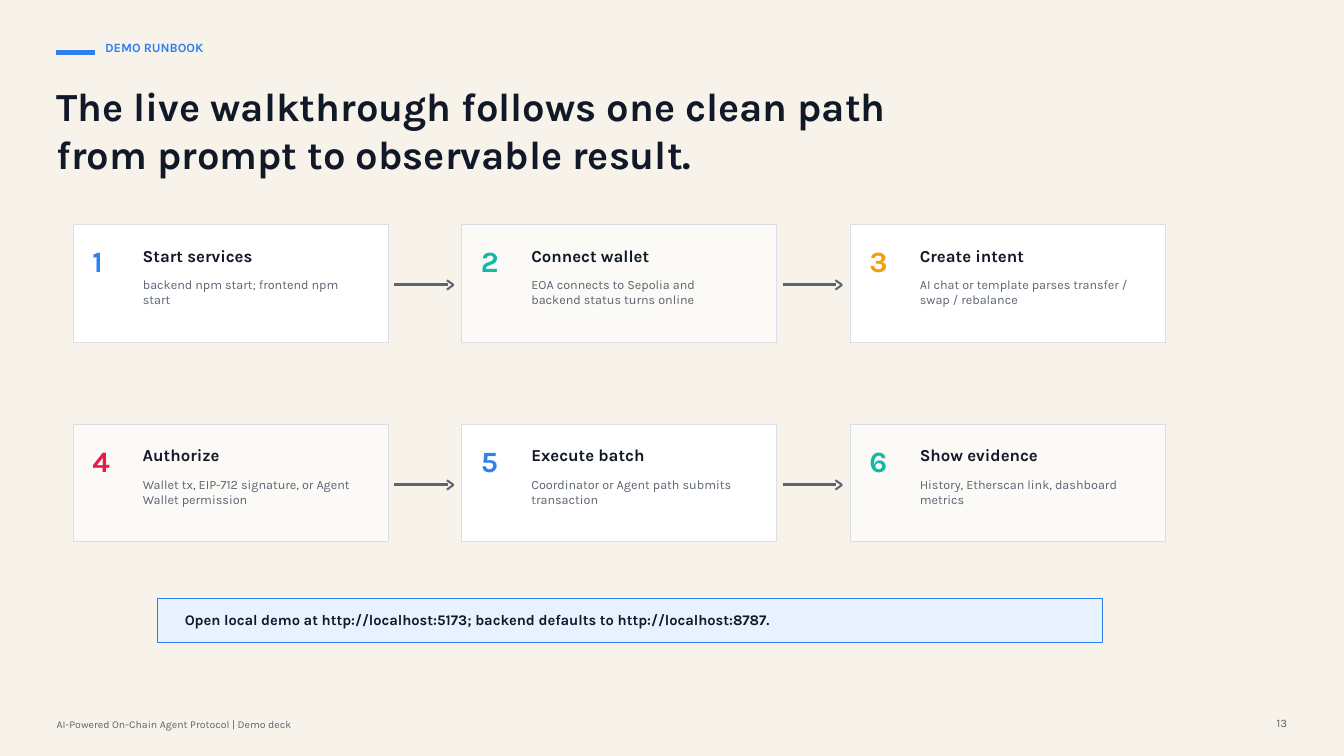
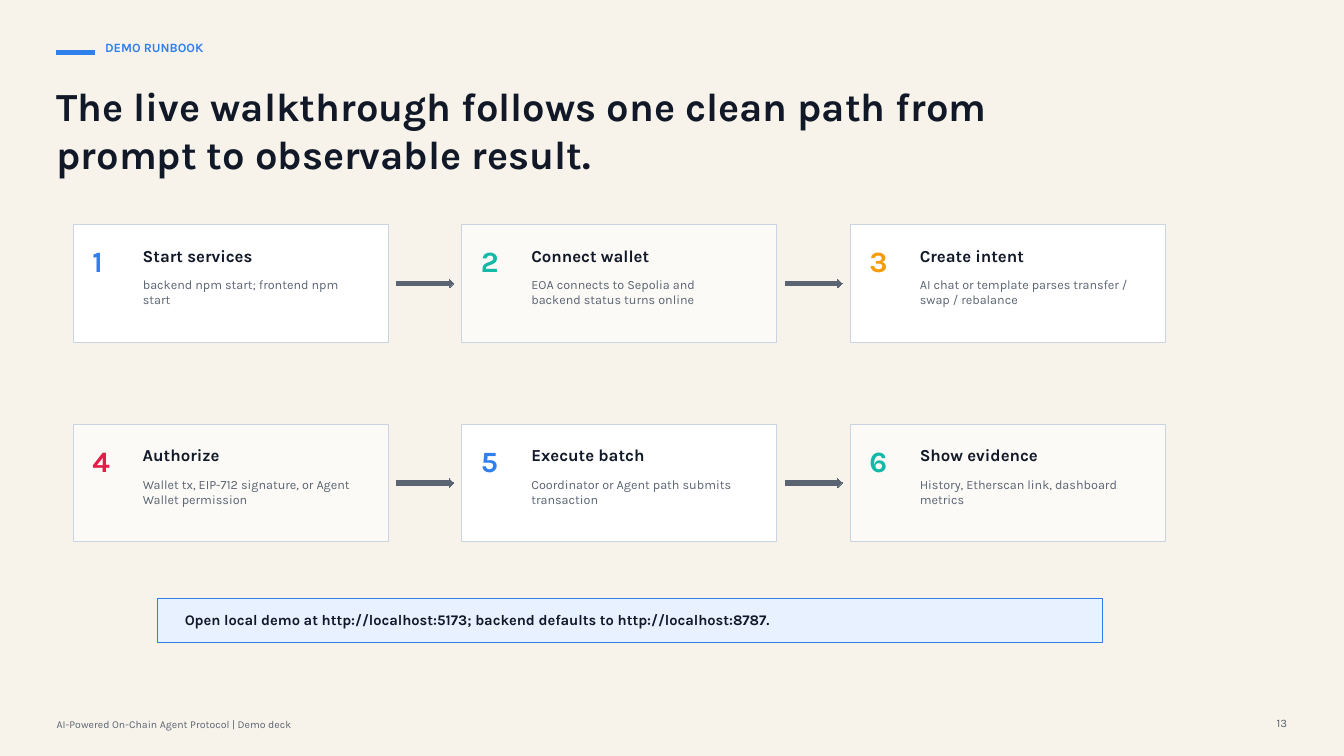
Before and after one commit to cozyxiong/On-Chain-Agent-Protocol, a slide deck: slide 13 of docs/on-chain-agent-protocol-demo.pptx. Drawn at 1344x756 pixels with LibreOffice and Linux fonts; fonts in the diff are those of the drawing. Boxes give left, top, right and bottom in pixels: in the first picture for what was removed or moved away, otherwise in the second. Text is boxed around its words. In the diff, an @@ line names an element or a change of style, - is before the commit and + after.

Commit message:
Improve demo presentation native arrows
Rebuild docs/on-chain-agent-protocol-demo.pptx so architecture and workflow diagrams use editable PowerPoint preset arrow shapes instead of simulated or non-rendering arrows.

Keep the icon badges editable as native PowerPoint shapes and preserve the existing 14-slide demo story.

Verified the deck still has 14 slides, contains 35 native PowerPoint arrow preset shapes, and passes layout QA with zero errors.

```diff
--- a/docs/on-chain-agent-protocol-demo.pptx
+++ b/docs/on-chain-agent-protocol-demo.pptx
@@ text "The live walkthrough follows one ..." rewrapped from (x1=57, y1=92, x2=886, y2=179) to (x1=57, y1=92, x2=987, y2=179) @@
@@ right arrow resized from (x1=395, y1=283, x2=448, y2=285) to (x1=397, y1=279, x2=454, y2=287) @@
@@ text removed at (x1=446, y1=273, x2=467, y2=296) @@
->
@@ right arrow resized from (x1=783, y1=283, x2=836, y2=285) to (x1=785, y1=279, x2=842, y2=287) @@
@@ text removed at (x1=834, y1=273, x2=855, y2=296) @@
->
@@ rectangle to right arrow in 4 elements at (x1=785, y1=279, x2=842, y2=287), (x1=785, y1=479, x2=842, y2=487), (x1=397, y1=279, x2=454, y2=287), (x1=397, y1=479, x2=454, y2=487) @@
@@ right arrow resized from (x1=395, y1=483, x2=448, y2=485) to (x1=397, y1=479, x2=454, y2=487) @@
@@ text removed at (x1=446, y1=473, x2=467, y2=496) @@
->
@@ right arrow resized from (x1=783, y1=483, x2=836, y2=485) to (x1=785, y1=479, x2=842, y2=487) @@
@@ text removed at (x1=834, y1=473, x2=855, y2=496) @@
->
```
Also in this commit, not shown: 12 other slides changed.
